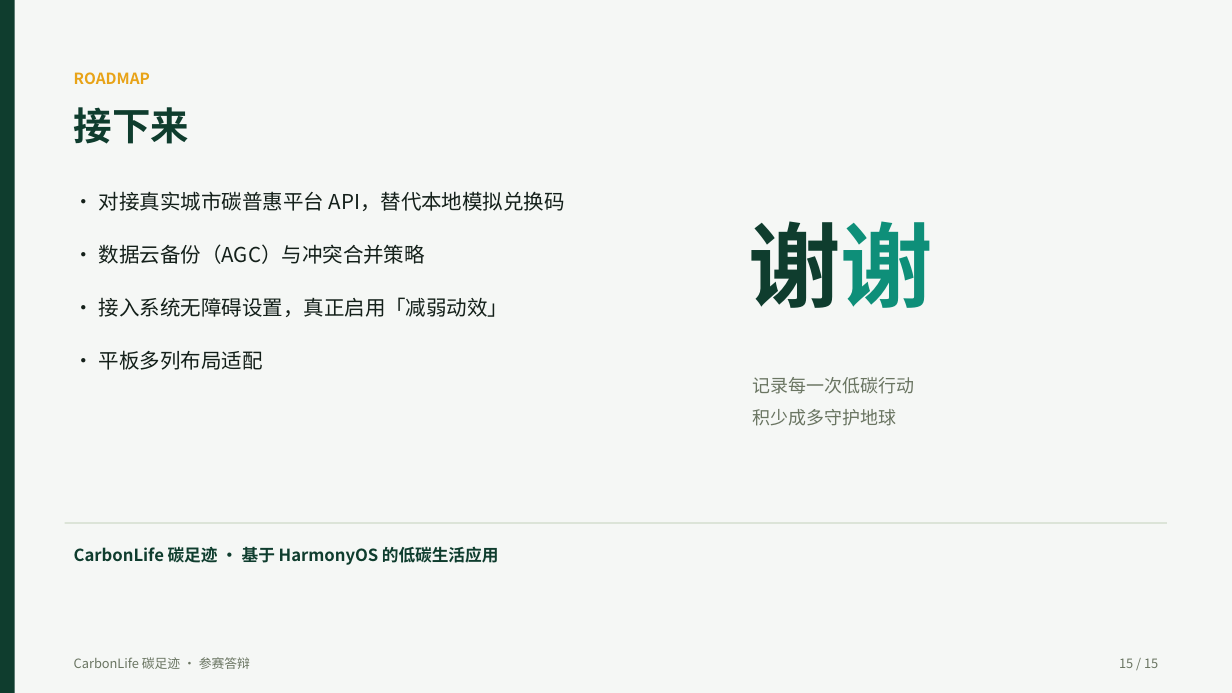
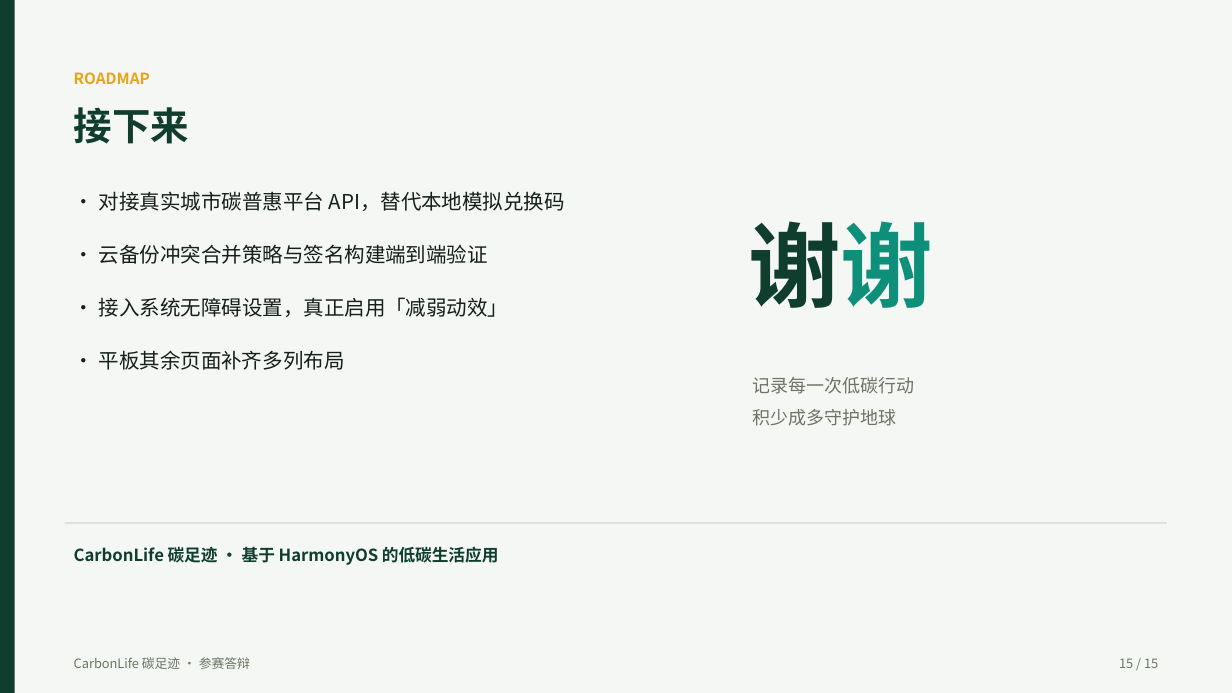
Before and after one commit to zyx-dc/CarbonLife, a slide deck: slide 15 of docs/tasks/ppt/CarbonLife-答辩PPT.pptx. Drawn at 1232x693 pixels with LibreOffice and Linux fonts; fonts in the diff are those of the drawing. Boxes give left, top, right and bottom in pixels: in the first picture for what was removed or moved away, otherwise in the second. Text is boxed around its words. In the diff, an @@ line names an element or a change of style, - is before the commit and + after.

```diff
--- a/docs/tasks/ppt/CarbonLife-答辩PPT.pptx
+++ b/docs/tasks/ppt/CarbonLife-答辩PPT.pptx
@@ text at [99, 244, 488, 264]: text changed @@
-· 数据云备份（AGC）与冲突合并策略
+· 云备份冲突合并策略与签名构建端到端验证
@@ text at [99, 350, 345, 370]: text changed @@
-· 平板多列布局适配
+· 平板其余页面补齐多列布局
```
Also in this commit, not shown: 9 other slides changed, 14 other files.
